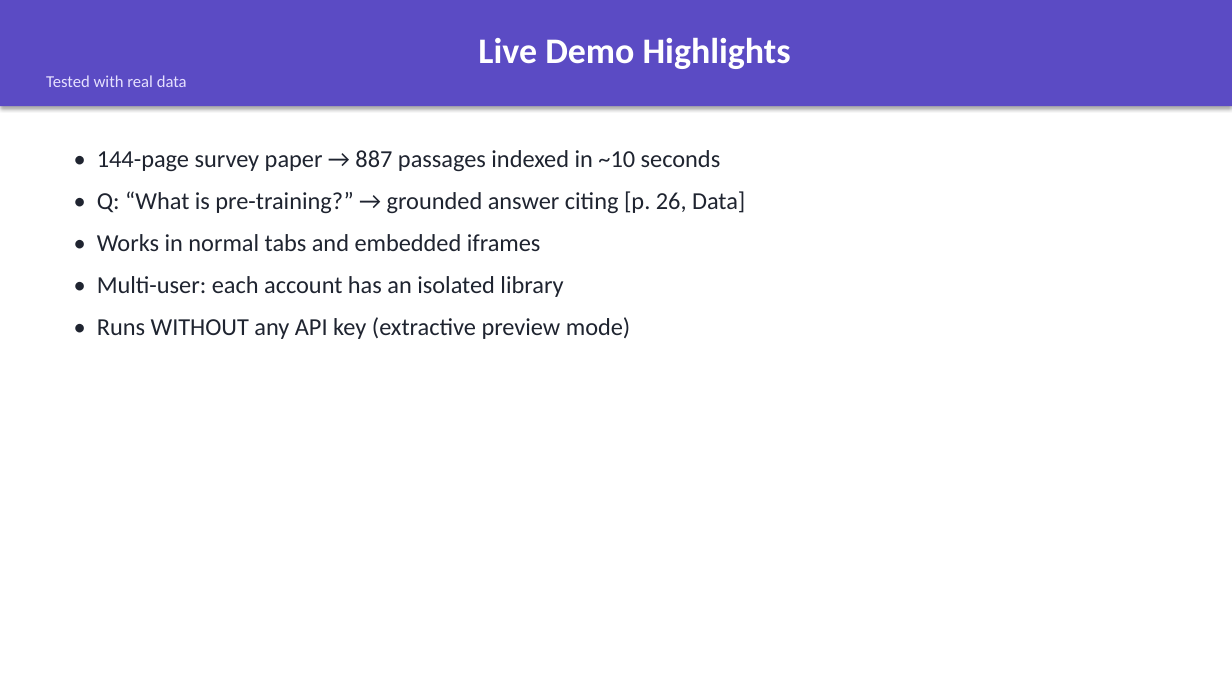
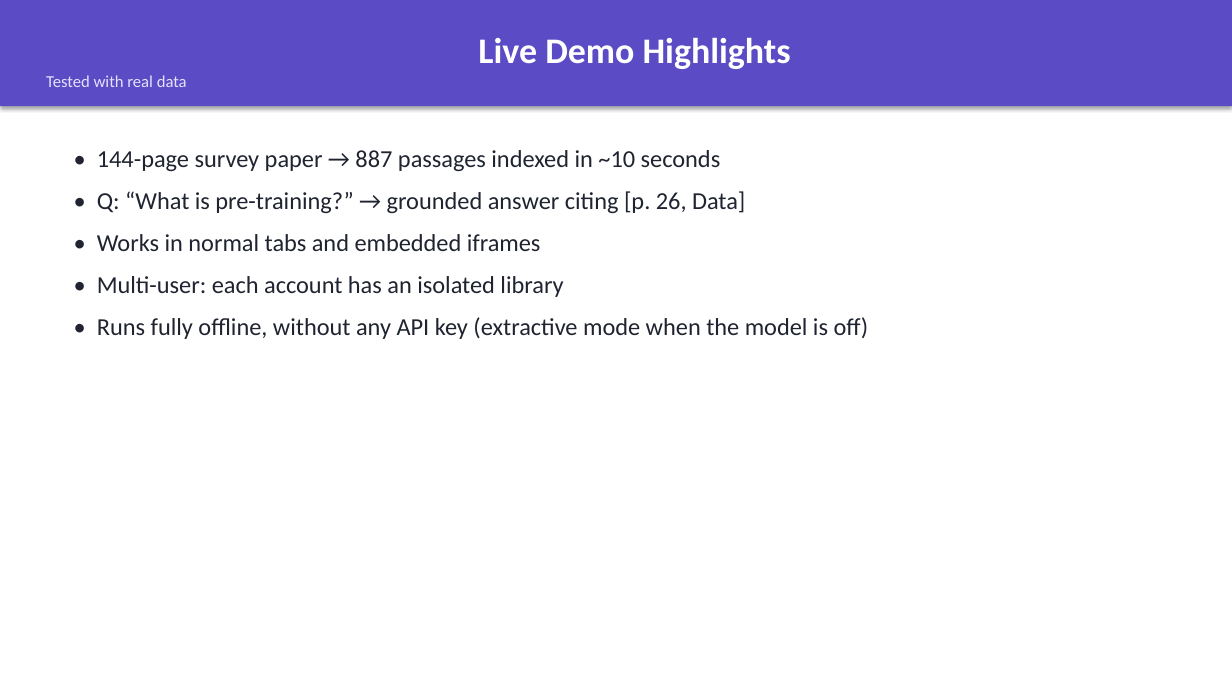
Before and after one commit to Vishal-oly/DocuQuery, a slide deck: slide 8 of docs/DocuQuery_Presentation.pptx. Drawn at 1232x693 pixels with LibreOffice and Linux fonts; fonts in the diff are those of the drawing. Boxes give left, top, right and bottom in pixels: in the first picture for what was removed or moved away, otherwise in the second. Text is boxed around its words. In the diff, an @@ line names an element or a change of style, - is before the commit and + after.

```diff
--- a/docs/DocuQuery_Presentation.pptx
+++ b/docs/DocuQuery_Presentation.pptx
@@ text at <box>97,317,869,339</box>: text changed @@
-• Runs WITHOUT any API key (extractive preview mode)
+• Runs fully offline, without any API key (extractive mode when the model is off)
```
Also in this commit, not shown: 4 other slides changed, 24 other files.
